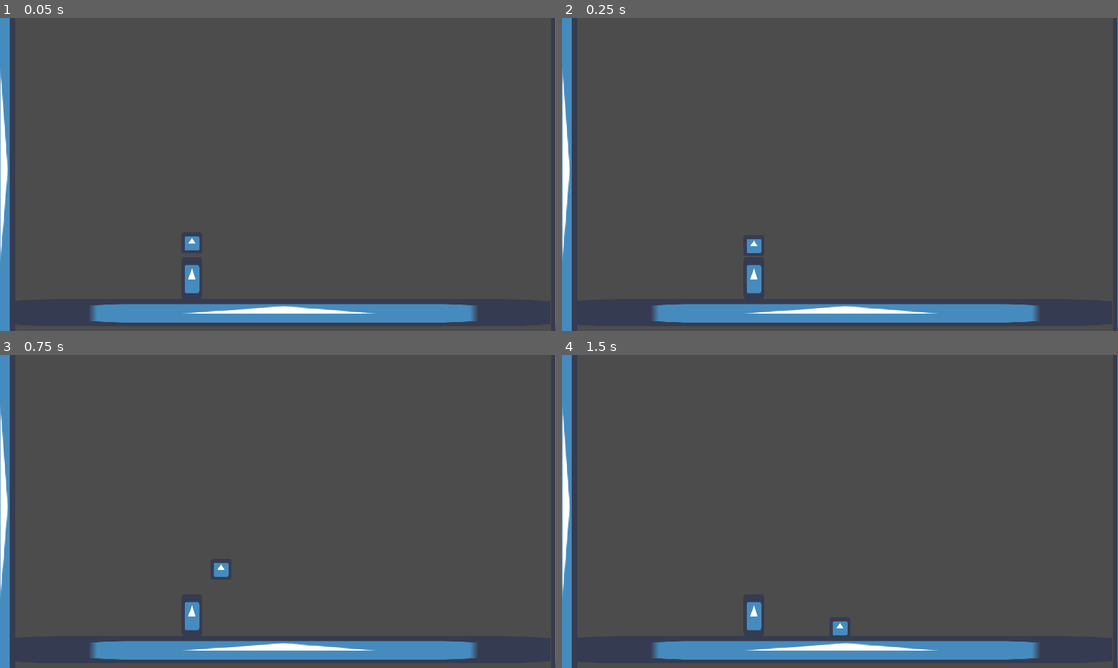
Above: before the commit, frames 1-4 (two rows, left to right).
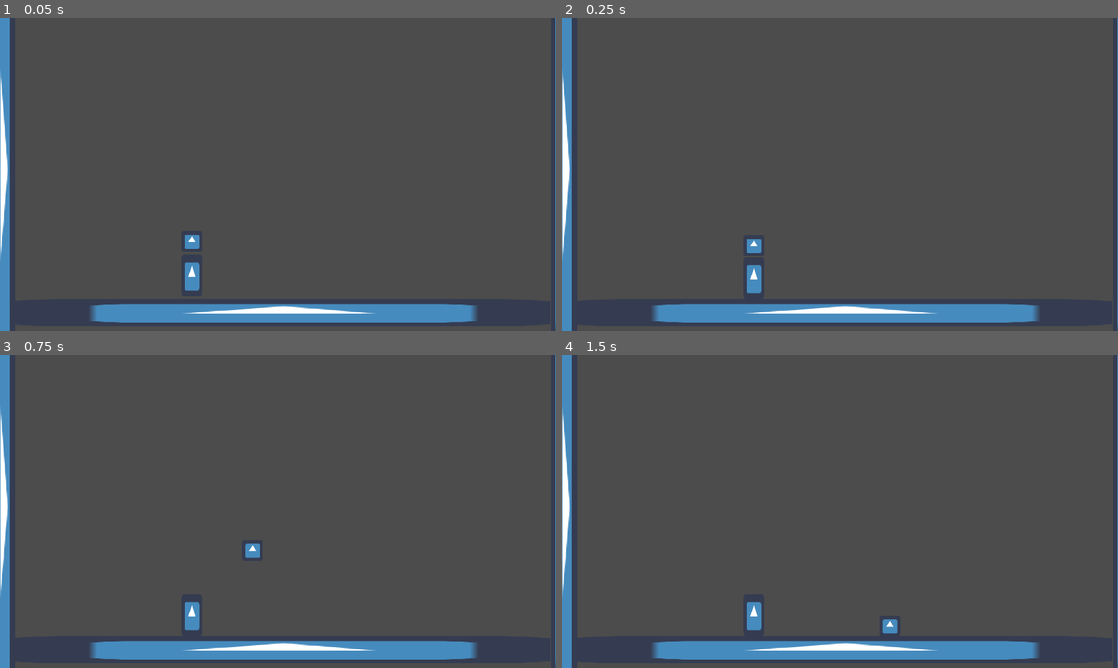
Above: after the commit, the same moments.

Repository: RemyIsCool/Carrying-Thing-Game
Game: Godot game, scene res://Scenes/TestScene.tscn
The game is run twice, just before and just after one commit, with the same random seed, the same clock (stepped at 60 frames per second) and the same inputs. The engine's default icon, where the game draws it, is replaced by a stand-in: a white triangle on a blue panel in a dark square.
Inputs:
- Up to frame 1 (0.05 s): no input
- Up to frame 2 (0.25 s): no input
- Up to frame 3 (0.75 s): tap Enter (ui_accept) at 0.5 s; hold Enter (ui_accept) from 0.53 s (still down)
- Up to frame 4 (1.5 s): release Enter (ui_accept) at 1.28 s; tap Enter (ui_accept) at 1.35 s

The runs differ from the first frame. In frame 1, 0.1% of the frame differs, in the area x 33-36%, y 69-88%; in frame 2, less than 0.1%; in frame 3, 0.2%; in frame 4, 0.2%, in the area x 48-61%, y 84-90%.

Commit message:
Updated stuff

Diff:
--- a/Scenes/PickUp.gd
+++ /dev/null
@@ -1,11 +0,0 @@
-extends RigidBody2D
-
-
-var is_held := false
-
-func _physics_process(delta):
-	for body in get_colliding_bodies():
-		if body.is_in_group("platform") and not is_held:
-			mode = RigidBody2D.MODE_STATIC
-	if is_held:
-		mode = RigidBody2D.MODE_CHARACTER
--- a/Scenes/Player.gd
+++ b/Scenes/Player.gd
@@ -22,7 +22,7 @@
 
 ## These lines are also mine
 var left := false
-var time_count := 0.0
+var holding := true
 ## The rest is theirs
 
 func _ready():
@@ -31,28 +31,37 @@
 func _physics_process(delta):
 	velocity.y += gravity
 	movement()
-	velocity = move_and_slide(velocity, Vector2.UP)
 
-	## This is my code. The government has instructed me to refactor this.
+	## I changed this line a bit
+	velocity = move_and_slide(velocity, Vector2.UP, false, 4, 0.785398, false)
+
+	## This is my code. The government has instructed me to refactor this at another time.
 
 	if Input.is_action_just_pressed(KleftInput):
 		left = true
 	if Input.is_action_just_pressed(KrightInput):
 		left = false
 
-	if Input.is_action_just_released("ui_accept") and $PickupCollider.overlaps_body(get_parent().get_node("./PickUp")):
+	if Input.is_action_just_pressed("ui_accept") and holding and $PickupCollider.overlaps_body(get_parent().get_node("./PickUp")):
 		get_parent().get_node("./PinJoint2D").node_b = ""
-		get_parent().get_node("./PickUp").is_held = false
-		get_parent().get_node("./PickUp").apply_central_impulse((Vector2(-1, -1) if left else Vector2(1, -1)) * (300 * max(0.5, time_count)))
-		time_count = 0
-	print(get_parent().get_node("./PickUp").mode == RigidBody2D.MODE_CHARACTER)
+		get_parent().get_node("./PickUp").apply_central_impulse((Vector2(-1, -1) if left else Vector2(1, -1)) * 300)
+		get_parent().get_node("./PickUp").global_transform.origin = Vector2(position.x, position.y - 24)
+		holding = false
+	if Input.is_action_just_released("ui_accept"):
+		get_parent().get_node("./PickUp").linear_velocity *= 0.6
 	if Input.is_action_just_pressed("ui_down") and $PickupCollider.overlaps_body(get_parent().get_node("./PickUp")):
-		get_parent().get_node("./PickUp").is_held = true
+		holding = true
 		get_parent().get_node("./PickUp").global_transform.origin = Vector2(position.x, position.y - 24)
 		get_parent().get_node("./PinJoint2D").node_b = "../PickUp"
 
-	if Input.is_action_pressed("ui_accept") and time_count < 1:
-		time_count += delta * 2
+	if holding:
+		speed = 100
+		accelaration = 15
+		jumpHeight = 350
+	else:
+		speed = 200
+		jumpHeight = 400
+		accelaration = 25
 
 	## This is more of somebody else's code that i found on github
 
--- a/Scenes/Player.tscn
+++ b/Scenes/Player.tscn
@@ -8,7 +8,7 @@
 height = 16.0
 
 [sub_resource type="RectangleShape2D" id=2]
-extents = Vector2( 19, 28 )
+extents = Vector2( 14, 22 )
 
 [node name="Player" type="KinematicBody2D"]
 script = ExtResource( 2 )
--- a/Scenes/TestScene.tscn
+++ b/Scenes/TestScene.tscn
@@ -1,14 +1,11 @@
-[gd_scene load_steps=7 format=2]
+[gd_scene load_steps=6 format=2]
 
 [ext_resource path="res://Scenes/Player.tscn" type="PackedScene" id=1]
 [ext_resource path="res://icon.png" type="Texture" id=2]
-[ext_resource path="res://Scenes/PickUp.gd" type="Script" id=3]
 
 [sub_resource type="PhysicsMaterial" id=3]
-rough = true
-absorbent = true
 
-[sub_resource type="RectangleShape2D" id=1]
+[sub_resource type="RectangleShape2D" id=4]
 extents = Vector2( 8, 8 )
 
 [sub_resource type="RectangleShape2D" id=2]
@@ -18,7 +15,9 @@
 
 [node name="Player" parent="." instance=ExtResource( 1 )]
 position = Vector2( 147, 195 )
-gravity = 50.0
+speed = 200.0
+jumpHeight = 400.0
+gravity = 25.0
 
 [node name="PinJoint2D" type="PinJoint2D" parent="."]
 position = Vector2( 147, 179 )
@@ -33,10 +32,9 @@
 continuous_cd = 1
 contacts_reported = 99999
 contact_monitor = true
-script = ExtResource( 3 )
 
 [node name="CollisionShape2D" type="CollisionShape2D" parent="PickUp"]
-shape = SubResource( 1 )
+shape = SubResource( 4 )
 
 [node name="Sprite" type="Sprite" parent="PickUp"]
 scale = Vector2( 0.25, 0.25 )
Not shown, changed: .DS_Store
